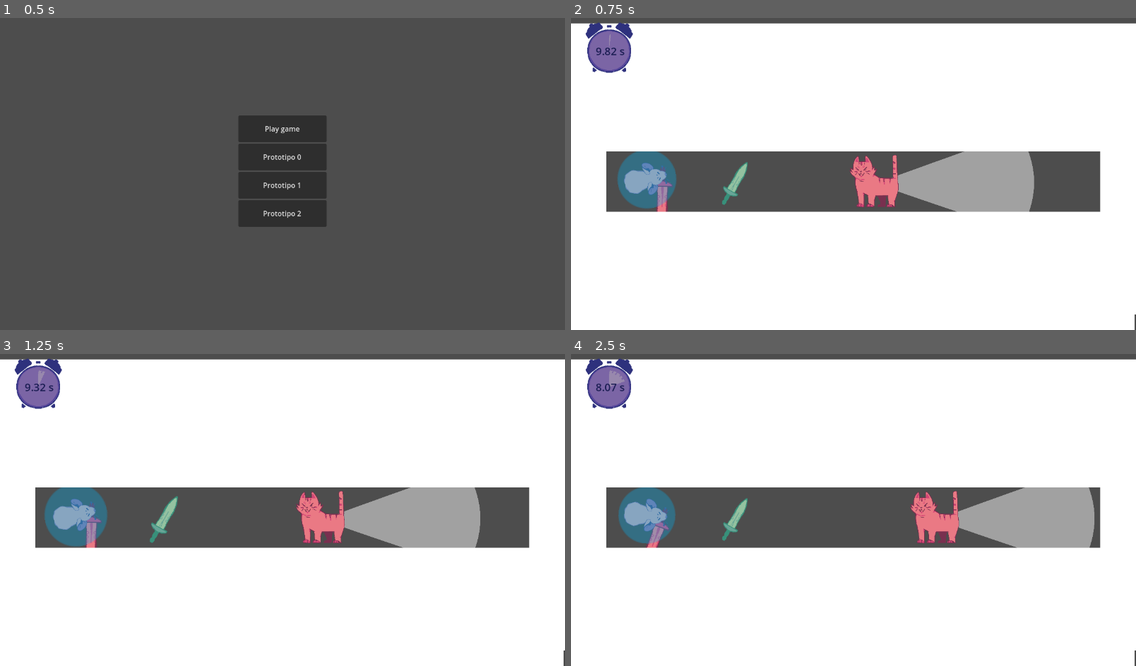
Above: before the commit, frames 1-4 (two rows, left to right).
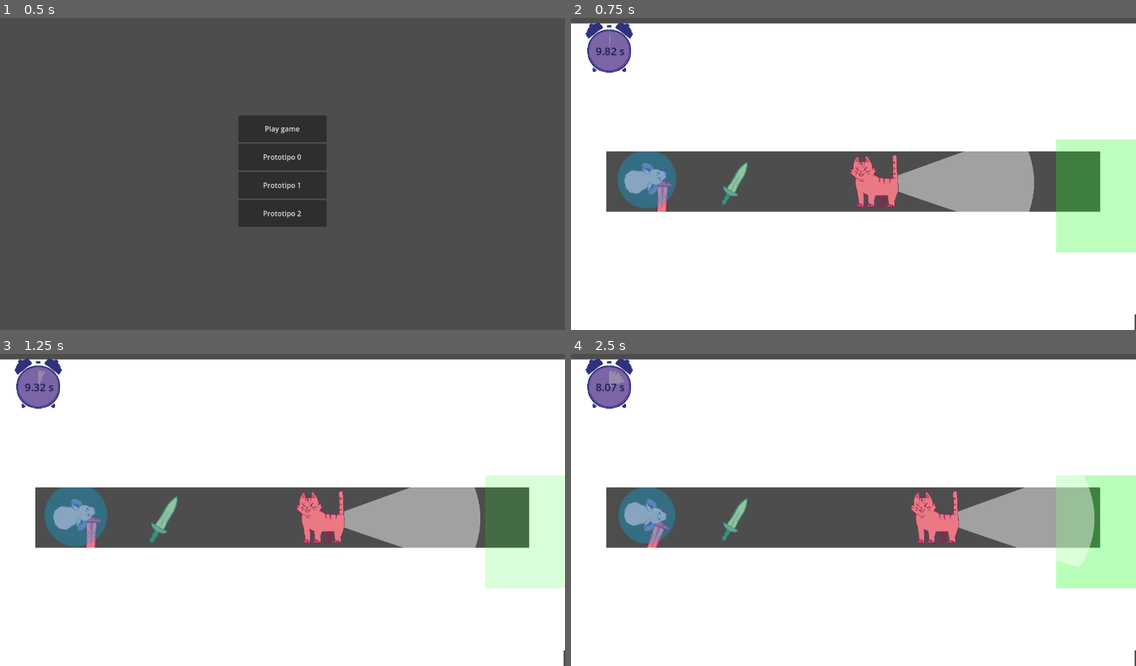
Above: after the commit, the same moments.

Repository: antimundo/rat-and-furrius
Game: Godot game, scene res://scenes/main_menu/main_menu.tscn
The game is run twice, just before and just after one commit, with the same random seed, the same clock (stepped at 60 frames per second) and the same inputs. Sound files missing from this copy of the repository are replaced by a short silence.
Inputs (mouse positions are in pixels of both pictures, inside the frame that each line leads up to):
- Up to frame 1 (0.5 s): no input
- Up to frame 2 (0.75 s): click "Play game" at 0.5 s
- Up to frame 3 (1.25 s): no input
- Up to frame 4 (2.5 s): move the mouse to (977, 491) at 1.27 s; move the mouse to (740, 522) at 2.02 s

Frame 1 is identical in both runs. In frame 2, 5.1% of the frame differs, in the area x 85-100%, y 38-76%; in frame 3, 5.1%; in frame 4, 5.1%.

Commit message:
Update Level 0, Level 1

Diff:
--- a/scenes/gameplay/levels/level_0.tscn
+++ b/scenes/gameplay/levels/level_0.tscn
@@ -76,7 +76,7 @@
 metadata/_edit_lock_ = true
 
 [node name="Goal" parent="Level" instance=ExtResource("3_hc02h")]
-position = Vector2(1474, 846)
+position = Vector2(1227, 416)
 
 [node name="WeaponPick" parent="Level" instance=ExtResource("6_rty11")]
 position = Vector2(372, 387)
--- /dev/null
+++ b/scenes/gameplay/levels/level_1.tscn
@@ -0,0 +1,289 @@
+[gd_scene load_steps=10 format=3 uid="uid://d1rlaax0lm88e"]
+
+[ext_resource type="Script" path="res://scenes/gameplay/level_manager.gd" id="1_wct6m"]
+[ext_resource type="PackedScene" uid="uid://bijr1niobi180" path="res://scenes/gameplay/player.tscn" id="2_6pa5f"]
+[ext_resource type="Texture2D" uid="uid://dkcvyxgemb5eo" path="res://assets/sprites/square.svg" id="3_jty12"]
+[ext_resource type="PackedScene" uid="uid://xebbo3bo5tth" path="res://scenes/gameplay/goal.tscn" id="4_ev476"]
+[ext_resource type="PackedScene" uid="uid://ccn4q36ow8uji" path="res://scenes/gameplay/weapons/weapon_pick.tscn" id="5_iun8a"]
+[ext_resource type="PackedScene" uid="uid://b80k0bgl3c61d" path="res://scenes/gameplay/enemies/patrol_cat.tscn" id="6_afa0i"]
+[ext_resource type="PackedScene" uid="uid://2gyekiekmnc4" path="res://scenes/gameplay/time_cheese.tscn" id="7_wb8dv"]
+
+[sub_resource type="RectangleShape2D" id="RectangleShape2D_asw6l"]
+size = Vector2(64, 64)
+
+[sub_resource type="Curve2D" id="Curve2D_u5eg2"]
+_data = {
+"points": PackedVector2Array(0, 0, 0, 0, 0, 0, 0, 0, 0, 0, -81.98, 0, 0, 0, 0, 0, -82.4281, -175.08, 0, 0, 0, 0, 413.419, -174.441, 0, 0, 0, 0, 413.419, 1.27795, 0, 0, 0, 0, 0, 0)
+}
+point_count = 6
+
+[node name="level_0" type="Node2D"]
+script = ExtResource("1_wct6m")
+
+[node name="Level" type="Node2D" parent="."]
+
+[node name="Player" parent="Level" instance=ExtResource("2_6pa5f")]
+position = Vector2(172, 378)
+
+[node name="Wall" type="Sprite2D" parent="Level"]
+position = Vector2(636.251, -107)
+scale = Vector2(21.4766, 4.53125)
+texture = ExtResource("3_jty12")
+
+[node name="StaticBody2D" type="StaticBody2D" parent="Level/Wall"]
+metadata/_edit_lock_ = true
+
+[node name="CollisionShape2D" type="CollisionShape2D" parent="Level/Wall/StaticBody2D"]
+shape = SubResource("RectangleShape2D_asw6l")
+metadata/_edit_lock_ = true
+
+[node name="Wall5" type="Sprite2D" parent="Level"]
+position = Vector2(788.002, -11)
+scale = Vector2(13.7266, 4.53125)
+texture = ExtResource("3_jty12")
+
+[node name="StaticBody2D" type="StaticBody2D" parent="Level/Wall5"]
+metadata/_edit_lock_ = true
+
+[node name="CollisionShape2D" type="CollisionShape2D" parent="Level/Wall5/StaticBody2D"]
+shape = SubResource("RectangleShape2D_asw6l")
+metadata/_edit_lock_ = true
+
+[node name="Wall7" type="Sprite2D" parent="Level"]
+position = Vector2(632, 339)
+scale = Vector2(9.4375, 2.5625)
+texture = ExtResource("3_jty12")
+
+[node name="StaticBody2D" type="StaticBody2D" parent="Level/Wall7"]
+metadata/_edit_lock_ = true
+
+[node name="CollisionShape2D" type="CollisionShape2D" parent="Level/Wall7/StaticBody2D"]
+shape = SubResource("RectangleShape2D_asw6l")
+metadata/_edit_lock_ = true
+
+[node name="Wall6" type="Sprite2D" parent="Level"]
+position = Vector2(921.002, 823)
+scale = Vector2(13.7266, 4.53125)
+texture = ExtResource("3_jty12")
+
+[node name="StaticBody2D" type="StaticBody2D" parent="Level/Wall6"]
+metadata/_edit_lock_ = true
+
+[node name="CollisionShape2D" type="CollisionShape2D" parent="Level/Wall6/StaticBody2D"]
+shape = SubResource("RectangleShape2D_asw6l")
+metadata/_edit_lock_ = true
+
+[node name="Wall2" type="Sprite2D" parent="Level"]
+position = Vector2(473, 690)
+scale = Vector2(14.5078, 4.53125)
+texture = ExtResource("3_jty12")
+
+[node name="StaticBody2D" type="StaticBody2D" parent="Level/Wall2"]
+metadata/_edit_lock_ = true
+
+[node name="CollisionShape2D" type="CollisionShape2D" parent="Level/Wall2/StaticBody2D"]
+shape = SubResource("RectangleShape2D_asw6l")
+metadata/_edit_lock_ = true
+
+[node name="Wall3" type="Sprite2D" parent="Level"]
+position = Vector2(19.002, 361)
+rotation = -1.57079
+scale = Vector2(10.2175, 4.53125)
+texture = ExtResource("3_jty12")
+
+[node name="StaticBody2D" type="StaticBody2D" parent="Level/Wall3"]
+metadata/_edit_lock_ = true
+
+[node name="CollisionShape2D" type="CollisionShape2D" parent="Level/Wall3/StaticBody2D"]
+shape = SubResource("RectangleShape2D_asw6l")
+metadata/_edit_lock_ = true
+
+[node name="Wall4" type="Sprite2D" parent="Level"]
+position = Vector2(1258, 436)
+rotation = -1.57079
+scale = Vector2(13.2886, 4.53125)
+texture = ExtResource("3_jty12")
+
+[node name="StaticBody2D" type="StaticBody2D" parent="Level/Wall4"]
+metadata/_edit_lock_ = true
+
+[node name="CollisionShape2D" type="CollisionShape2D" parent="Level/Wall4/StaticBody2D"]
+shape = SubResource("RectangleShape2D_asw6l")
+metadata/_edit_lock_ = true
+
+[node name="Wall8" type="Sprite2D" parent="Level"]
+modulate = Color(0.647059, 0.156863, 0.207843, 1)
+position = Vector2(1082.32, 172)
+rotation = -1.57079
+scale = Vector2(0.35691, 1.05011)
+texture = ExtResource("3_jty12")
+
+[node name="StaticBody2D" type="StaticBody2D" parent="Level/Wall8"]
+metadata/_edit_lock_ = true
+
+[node name="CollisionShape2D" type="CollisionShape2D" parent="Level/Wall8/StaticBody2D"]
+shape = SubResource("RectangleShape2D_asw6l")
+metadata/_edit_lock_ = true
+
+[node name="Wall9" type="Sprite2D" parent="Level"]
+modulate = Color(0.647059, 0.156863, 0.207843, 1)
+position = Vector2(1082, 215)
+rotation = -1.57079
+scale = Vector2(0.35691, 1.05011)
+texture = ExtResource("3_jty12")
+
+[node name="StaticBody2D" type="StaticBody2D" parent="Level/Wall9"]
+metadata/_edit_lock_ = true
+
+[node name="CollisionShape2D" type="CollisionShape2D" parent="Level/Wall9/StaticBody2D"]
+shape = SubResource("RectangleShape2D_asw6l")
+metadata/_edit_lock_ = true
+
+[node name="Wall10" type="Sprite2D" parent="Level"]
+modulate = Color(0.647059, 0.156863, 0.207843, 1)
+position = Vector2(1082, 256)
+rotation = -1.57079
+scale = Vector2(0.35691, 1.05011)
+texture = ExtResource("3_jty12")
+
+[node name="StaticBody2D" type="StaticBody2D" parent="Level/Wall10"]
+metadata/_edit_lock_ = true
+
+[node name="CollisionShape2D" type="CollisionShape2D" parent="Level/Wall10/StaticBody2D"]
+shape = SubResource("RectangleShape2D_asw6l")
+metadata/_edit_lock_ = true
+
+[node name="Wall14" type="Sprite2D" parent="Level"]
+modulate = Color(0.647059, 0.156863, 0.207843, 1)
+position = Vector2(197, 528)
+rotation = -1.57079
+scale = Vector2(0.35691, 1.05011)
+texture = ExtResource("3_jty12")
+
+[node name="StaticBody2D" type="StaticBody2D" parent="Level/Wall14"]
+metadata/_edit_lock_ = true
+
+[node name="CollisionShape2D" type="CollisionShape2D" parent="Level/Wall14/StaticBody2D"]
+shape = SubResource("RectangleShape2D_asw6l")
+metadata/_edit_lock_ = true
+
+[node name="Wall15" type="Sprite2D" parent="Level"]
+modulate = Color(0.647059, 0.156863, 0.207843, 1)
+position = Vector2(196, 497)
+rotation = -1.57079
+scale = Vector2(0.35691, 1.05011)
+texture = ExtResource("3_jty12")
+
+[node name="StaticBody2D" type="StaticBody2D" parent="Level/Wall15"]
+metadata/_edit_lock_ = true
+
+[node name="CollisionShape2D" type="CollisionShape2D" parent="Level/Wall15/StaticBody2D"]
+shape = SubResource("RectangleShape2D_asw6l")
+metadata/_edit_lock_ = true
+
+[node name="Wall16" type="Sprite2D" parent="Level"]
+modulate = Color(0.647059, 0.156863, 0.207843, 1)
+position = Vector2(196, 497)
+rotation = -1.57079
+scale = Vector2(0.35691, 1.05011)
+texture = ExtResource("3_jty12")
+
+[node name="StaticBody2D" type="StaticBody2D" parent="Level/Wall16"]
+metadata/_edit_lock_ = true
+
+[node name="CollisionShape2D" type="CollisionShape2D" parent="Level/Wall16/StaticBody2D"]
+shape = SubResource("RectangleShape2D_asw6l")
+metadata/_edit_lock_ = true
+
+[node name="Wall11" type="Sprite2D" parent="Level"]
+modulate = Color(0.647059, 0.156863, 0.207843, 1)
+position = Vector2(968, 334)
+rotation = -1.57079
+scale = Vector2(0.35691, 1.05011)
+texture = ExtResource("3_jty12")
+
+[node name="StaticBody2D" type="StaticBody2D" parent="Level/Wall11"]
+metadata/_edit_lock_ = true
+
+[node name="CollisionShape2D" type="CollisionShape2D" parent="Level/Wall11/StaticBody2D"]
+shape = SubResource("RectangleShape2D_asw6l")
+metadata/_edit_lock_ = true
+
+[node name="Wall12" type="Sprite2D" parent="Level"]
+modulate = Color(0.647059, 0.156863, 0.207843, 1)
+position = Vector2(967, 369)
+rotation = -1.57079
+scale = Vector2(0.35691, 1.05011)
+texture = ExtResource("3_jty12")
+
+[node name="StaticBody2D" type="StaticBody2D" parent="Level/Wall12"]
+metadata/_edit_lock_ = true
+
+[node name="CollisionShape2D" type="CollisionShape2D" parent="Level/Wall12/StaticBody2D"]
+shape = SubResource("RectangleShape2D_asw6l")
+metadata/_edit_lock_ = true
+
+[node name="Wall13" type="Sprite2D" parent="Level"]
+modulate = Color(0.647059, 0.156863, 0.207843, 1)
+position = Vector2(968, 405)
+rotation = -1.57079
+scale = Vector2(0.35691, 1.05011)
+texture = ExtResource("3_jty12")
+
+[node name="StaticBody2D" type="StaticBody2D" parent="Level/Wall13"]
+metadata/_edit_lock_ = true
+
+[node name="CollisionShape2D" type="CollisionShape2D" parent="Level/Wall13/StaticBody2D"]
+shape = SubResource("RectangleShape2D_asw6l")
+metadata/_edit_lock_ = true
+
+[node name="Wall17" type="Sprite2D" parent="Level"]
+modulate = Color(0.647059, 0.156863, 0.207843, 1)
+position = Vector2(197, 463)
+rotation = -1.57079
+scale = Vector2(0.35691, 1.05011)
+texture = ExtResource("3_jty12")
+
+[node name="StaticBody2D" type="StaticBody2D" parent="Level/Wall17"]
+metadata/_edit_lock_ = true
+
+[node name="CollisionShape2D" type="CollisionShape2D" parent="Level/Wall17/StaticBody2D"]
+shape = SubResource("RectangleShape2D_asw6l")
+metadata/_edit_lock_ = true
+
+[node name="Goal" parent="Level" instance=ExtResource("4_ev476")]
+position = Vector2(1608, 645)
+
+[node name="WeaponPick" parent="Level" instance=ExtResource("5_iun8a")]
+position = Vector2(1015, 608)
+current_weapon = 1
+
+[node name="WeaponPick2" parent="Level" instance=ExtResource("5_iun8a")]
+position = Vector2(1059, 854)
+current_weapon = 1
+
+[node name="WeaponPick3" parent="Level" instance=ExtResource("5_iun8a")]
+position = Vector2(601, 853)
+current_weapon = 2
+
+[node name="PatrolCat" parent="Level" instance=ExtResource("6_afa0i")]
+position = Vector2(380, 473)
+scale = Vector2(1.565, 1.565)
+curve = SubResource("Curve2D_u5eg2")
+speed = 80.0
+
+[node name="Cheese" type="Node2D" parent="."]
+
+[node name="TimeCheese" parent="Cheese" instance=ExtResource("7_wb8dv")]
+position = Vector2(1222, 853)
+
+[node name="TimeCheese2" parent="Cheese" instance=ExtResource("7_wb8dv")]
+position = Vector2(675, 193)
+
+[node name="TimeCheese3" parent="Cheese" instance=ExtResource("7_wb8dv")]
+position = Vector2(875, 195)
+
+[node name="TimeCheese4" parent="Cheese" instance=ExtResource("7_wb8dv")]
+position = Vector2(465, 197)
+
+[connection signal="player_entered_goal" from="Level/Goal" to="." method="_on_player_entered_goal"]
Not shown: 1 places in scenes/gameplay/levels/level_0.tscn that only renumber resources
